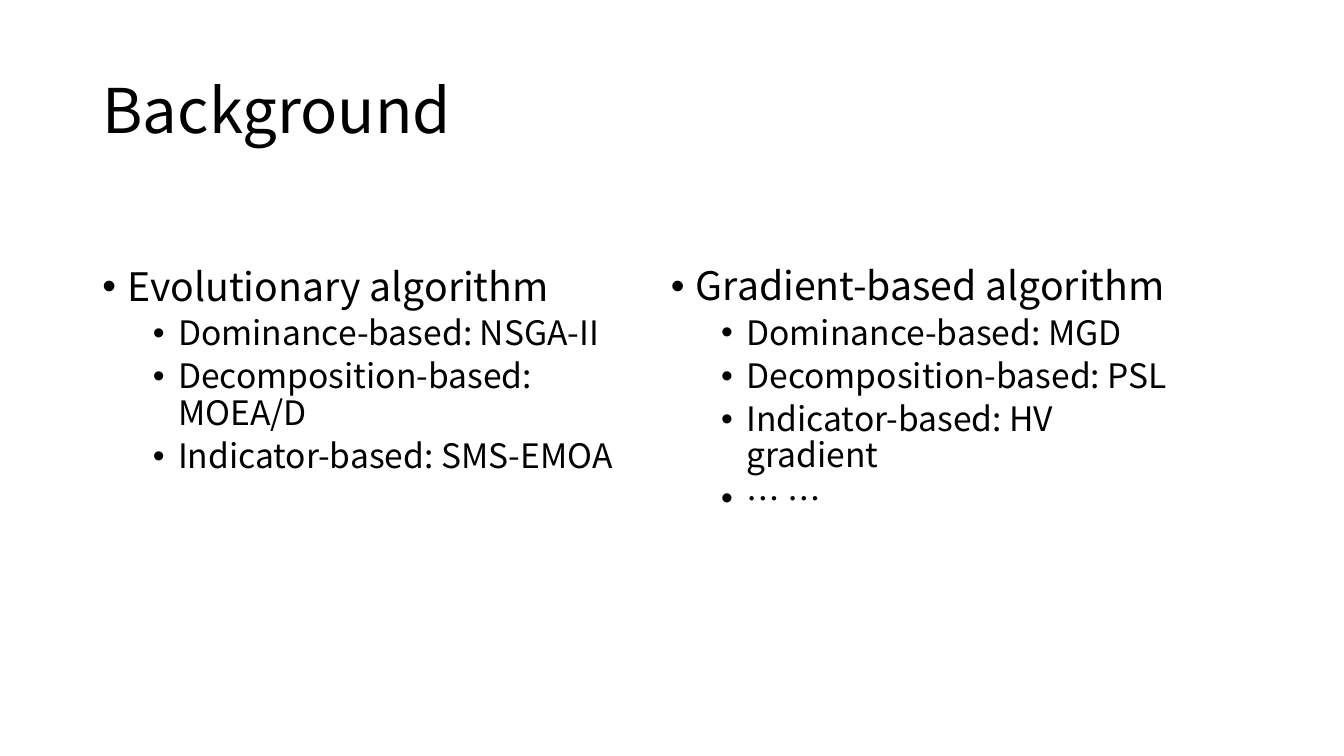
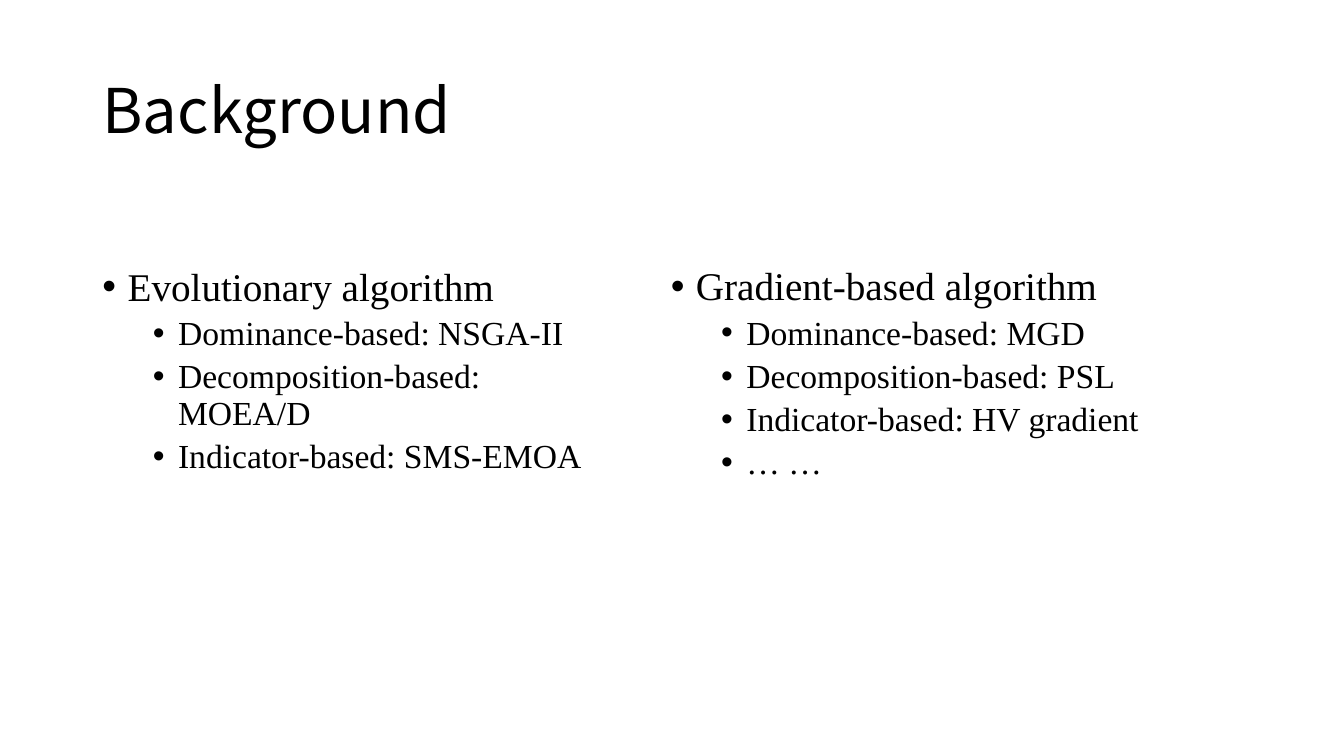
Before and after one commit to Nore-i/GP-Hybrid, a slide deck: slide 6 of presentation-first.pptx. Drawn at 1344x756 pixels with LibreOffice and Linux fonts; fonts in the diff are those of the drawing. Boxes give left, top, right and bottom in pixels: in the first picture for what was removed or moved away, otherwise in the second. Text is boxed around its words. In the diff, an @@ line names an element or a change of style, - is before the commit and + after.

```diff
--- a/presentation-first.pptx
+++ b/presentation-first.pptx
@@ text "Evolutionary algorithm" at [128,273,581,469]: font Noto Sans CJK SC to Times New Roman @@
@@ text "Gradient-based algorithm" at [696,272,1139,438]: font Noto Sans CJK SC to Times New Roman @@
```
Also in this commit, not shown: 13 other slides changed, 2 slides added.
